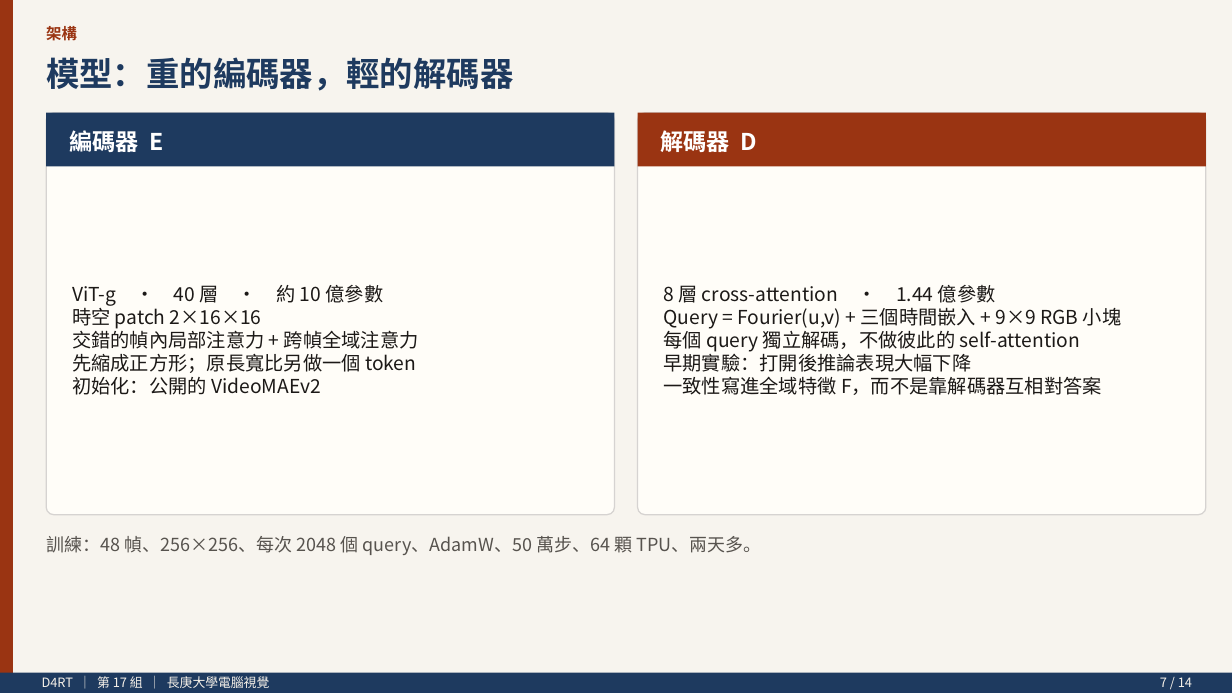
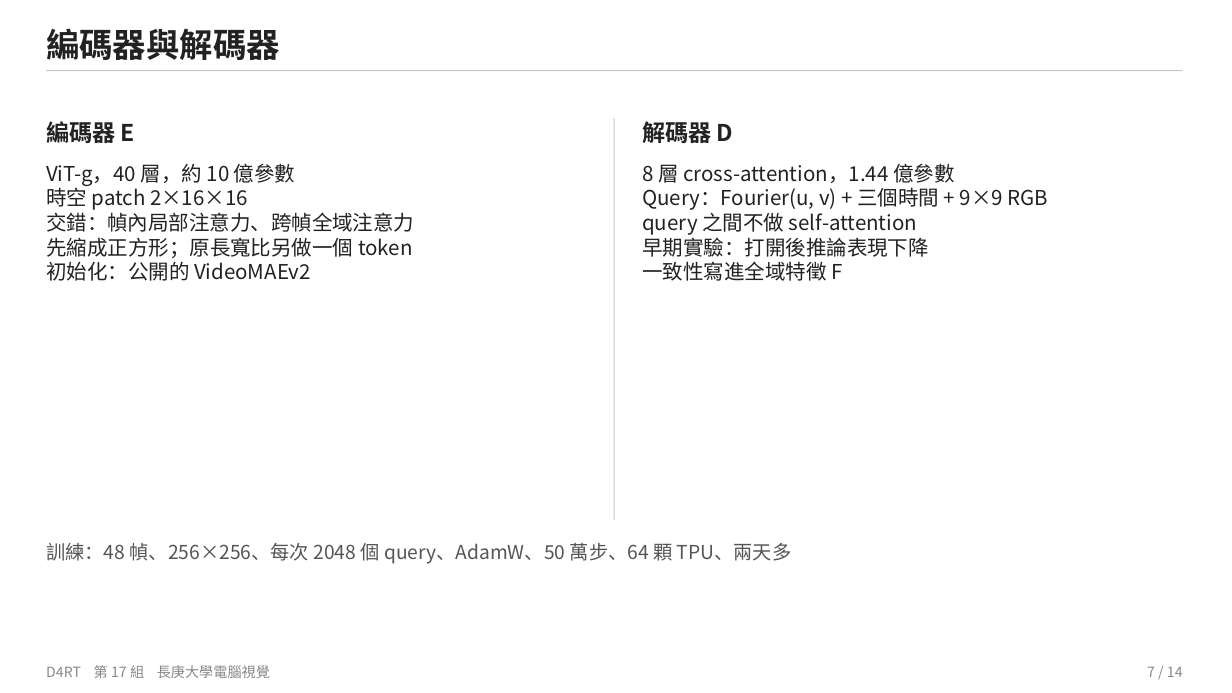
Before and after one commit to soymilk0211/cgu-cv-d4rt-presentation, a slide deck: slide 7 of D4RT_簡報.pptx. Drawn at 1232x693 pixels with LibreOffice and Linux fonts; fonts in the diff are those of the drawing. Boxes give left, top, right and bottom in pixels: in the first picture for what was removed or moved away, otherwise in the second. Text is boxed around its words. In the diff, an @@ line names an element or a change of style, - is before the commit and + after.

```diff
--- a/D4RT_簡報.pptx
+++ b/D4RT_簡報.pptx
@@ rectangle removed at box(0, 0, 1232, 693) @@
@@ rectangle removed at box(0, 0, 13, 693) @@
@@ vertical alignment middle to top in 5 elements at box(46, 665, 270, 678), box(46, 543, 792, 564), box(46, 163, 414, 281), box(642, 163, 1049, 281), box(46, 28, 280, 60) @@
@@ text at box(46, 28, 280, 60): text changed; text colour #1E3A5F to #222222 @@
-模型：重的編碼器，輕的解碼器
+編碼器與解碼器
@@ text removed at box(46, 24, 77, 44) @@
-架構
@@ rectangle added at box(46, 70, 1183, 71), fill #C8C8C8 @@
@@ text "編碼器 E" at box(46, 118, 135, 147): text colour #FFFFFF to #222222; vertical alignment middle to top @@
@@ text "編碼器 E": place and size @@
-text "編碼器 E" at box(69, 126, 163, 155)
+text "編碼器 E" at box(46, 118, 135, 147)
@@ rounded rectangle removed at box(46, 113, 615, 515) @@
@@ rectangle removed at box(46, 113, 615, 166) @@
@@ rectangle added at box(614, 118, 615, 520), fill #C8C8C8 @@
@@ rounded rectangle removed at box(638, 113, 1206, 515) @@
@@ rectangle removed at box(638, 113, 1206, 166) @@
@@ text "解碼器 D": place and size @@
-text "解碼器 D" at box(661, 126, 756, 155)
+text "解碼器 D" at box(642, 118, 733, 147)
@@ text "解碼器 D" at box(642, 118, 733, 147): text colour #FFFFFF to #222222; vertical alignment middle to top @@
@@ text at box(46, 163, 295, 186): text changed; size 15 to 16 pt; text colour #1C1917 to #222222 @@
-ViT-g · 40 層 · 約 10 億參數
+ViT-g，40 層，約 10 億參數
@@ text "ViT-g，40 層，約 10 億參數": place and size @@
-text "ViT-g，40 層，約 10 億參數" at box(72, 285, 419, 395)
+text "ViT-g，40 層，約 10 億參數" at box(46, 163, 414, 281)
@@ text at box(642, 163, 1049, 281): text changed; size 15 to 16 pt; text colour #1C1917 to #222222 @@
-8 層 cross-attention · 1.44 億參數
-Query = Fourier(u,v) + 三個時間嵌入 + 9×9 RGB 小塊
-每個 query 獨立解碼，不做彼此的 self-attention
-早期實驗：打開後推論表現大幅下降
-一致性寫進全域特徵 F，而不是靠解碼器互相對答案
+8 層 cross-attention，1.44 億參數
+Query：Fourier(u, v) + 三個時間 + 9×9 RGB
+query 之間不做 self-attention
+早期實驗：打開後推論表現下降
+一致性寫進全域特徵 F
@@ text at box(46, 185, 413, 281): size 15 to 16 pt, text colour #1C1917 to #222222 in "時空 patch 2×16×16", "先縮成正方形；原長寬比另做一個 token", "初始化：公開的 VideoMAEv2" @@
@@ text at box(46, 212, 414, 232): text changed; size 15 to 16 pt; text colour #1C1917 to #222222 @@
-交錯的幀內局部注意力 + 跨幀全域注意力
+交錯：幀內局部注意力、跨幀全域注意力
@@ text at box(46, 543, 792, 564): text changed; size 14 to 15 pt; text colour #57534E to #555555 @@
-訓練：48 幀、256×256、每次 2048 個 query、AdamW、50 萬步、64 顆 TPU、兩天多。
+訓練：48 幀、256×256、每次 2048 個 query、AdamW、50 萬步、64 顆 TPU、兩天多
@@ rectangle removed at box(0, 673, 1232, 693) @@
@@ text at box(46, 665, 270, 678): text changed; size 10 to 11 pt; text colour #F5F0E8 to #888888 @@
-D4RT ｜ 第 17 組 ｜ 長庚大學電腦視覺
+D4RT 第 17 組 長庚大學電腦視覺
@@ text "7 / 14": place and size @@
-text "7 / 14" at box(1160, 677, 1192, 687)
+text "7 / 14" at box(1147, 666, 1183, 677)
@@ text "7 / 14" at box(1147, 666, 1183, 677): size 10 to 11 pt, text colour #F5F0E8 to #888888; vertical alignment middle to top @@
```
Also in this commit, not shown: 12 other slides changed, 1 slide added, 1 slide removed, 4 other files.
